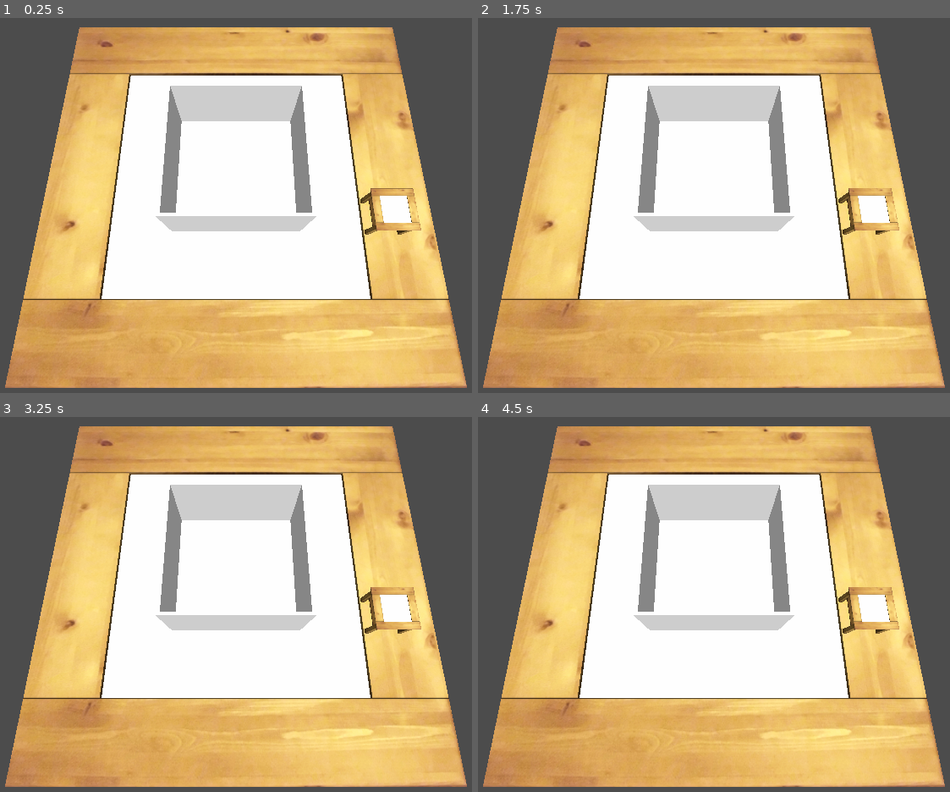
Above: before the commit, frames 1-4 (two rows, left to right).
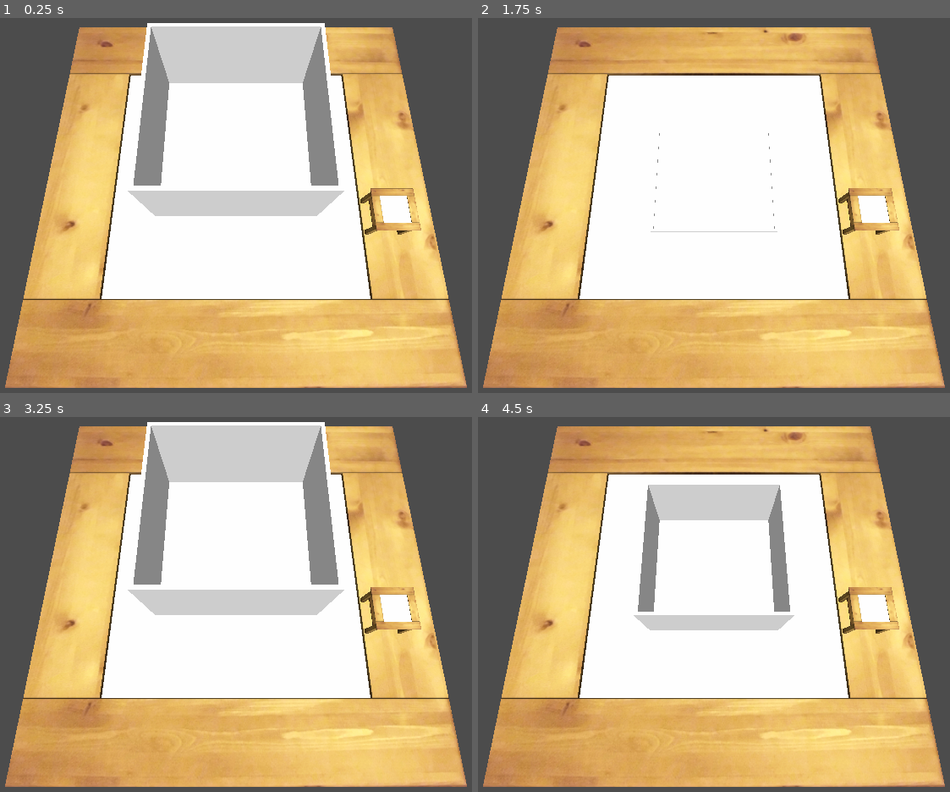
Above: after the commit, the same moments.

Repository: drkitt/packitt
Game: Godot game, scene res://SortingScreen.tscn
Two runs of this game, one before a commit and one after it. Both use one fixed random seed, a clock stepped at 60 frames per second and the inputs below.
Inputs (mouse positions are in pixels of both pictures, inside the frame that each line leads up to):
- Up to frame 1 (0.25 s): no input
- Up to frame 2 (1.75 s): move the mouse to (865, 183) at 0.52 s; click (865, 183) at 0.67 s; drag from (577, 224) to (680, 284) at 1.27 s
- Up to frame 3 (3.25 s): move the mouse to (302, 514) at 2.02 s; click (302, 514) at 2.17 s; drag from (202, 683) to (33, 544) at 2.77 s
- Up to frame 4 (4.5 s): move the mouse to (916, 664) at 3.52 s; click (916, 664) at 3.67 s; drag from (511, 544) to (610, 503) at 4.27 s

The runs differ from the first frame. In frame 1, 17% of the frame differs, in the area x 27-73%, y 1-57%; in frame 2, 5.6%; in frame 3, 17%; in frame 4, nothing differs.

Commit message:
Proof of concept for wiggling

Diff:
--- a/CSSA Game Jam 2022/Wiggler.tscn
+++ b/CSSA Game Jam 2022/Wiggler.tscn
@@ -1,38 +1,43 @@
-[gd_scene format=2]
+[gd_scene load_steps=2 format=2]
+
+[ext_resource path="res://wiggler.gd" type="Script" id=1]
 
 [node name="Wiggler" type="Spatial"]
+script = ExtResource( 1 )
 
-[node name="Lid" type="Spatial" parent="."]
+[node name="Box" type="Spatial" parent="."]
+
+[node name="Lid" type="Spatial" parent="Box"]
 transform = Transform( 1, 0, 0, 0, 1, 0, 0, 0, 1, -1.04998, 0.499084, 0 )
 visible = false
 
-[node name="TopText" type="CSGBox" parent="Lid"]
+[node name="TopText" type="CSGBox" parent="Box/Lid"]
 transform = Transform( 1, 0, 0, 0, 1, 0, 0, 0, 1, 1.04993, 0.0251799, 0 )
 width = 2.09902
 height = 0.05
 depth = 2.09902
 
-[node name="NorthSide" type="CSGBox" parent="."]
+[node name="NorthSide" type="CSGBox" parent="Box"]
 transform = Transform( 1, 0, 0, 0, 0.5, 0, 0, 0, 1.05, 1.025, 0, 0 )
 use_collision = true
 width = 0.05
 
-[node name="SouthSide" type="CSGBox" parent="."]
+[node name="SouthSide" type="CSGBox" parent="Box"]
 transform = Transform( 1, 0, 0, 0, 0.5, 0, 0, 0, 1.05, -1.025, 0, 0 )
 use_collision = true
 width = 0.05
 
-[node name="EastSide" type="CSGBox" parent="."]
+[node name="EastSide" type="CSGBox" parent="Box"]
 transform = Transform( 1, 0, 0, 0, 0.5, 0, 0, 0, 1, 0, 0, 1.025 )
 use_collision = true
 depth = 0.05
 
-[node name="WestSide" type="CSGBox" parent="."]
+[node name="WestSide" type="CSGBox" parent="Box"]
 transform = Transform( 1, 0, 0, 0, 0.5, 0, 0, 0, 1, 0, 0, -1.025 )
 use_collision = true
 depth = 0.05
 
-[node name="BottomText" type="CSGBox" parent="."]
+[node name="BottomText" type="CSGBox" parent="Box"]
 transform = Transform( 1, 0, 0, 0, 1, 0, 0, 0, 1, 0, -0.475, 0 )
 use_collision = true
 height = 0.05
--- a/CSSA Game Jam 2022/WigglingTest.tscn
+++ b/CSSA Game Jam 2022/WigglingTest.tscn
@@ -1,6 +1,9 @@
-[gd_scene load_steps=5 format=2]
+[gd_scene load_steps=6 format=2]
 
 [ext_resource path="res://Wiggler.tscn" type="PackedScene" id=1]
+
+[sub_resource type="PhysicsMaterial" id=4]
+bounce = 1.0
 
 [sub_resource type="BoxShape" id=1]
 extents = Vector3( 0.25, 0.25, 0.25 )
@@ -11,12 +14,15 @@
 [sub_resource type="SpatialMaterial" id=3]
 albedo_color = Color( 0.670588, 0.670588, 0.670588, 1 )
 
-[node name="Spatial" type="Spatial"]
+[node name="Spatial2" type="Spatial"]
 
 [node name="Wiggler" parent="." instance=ExtResource( 1 )]
+frequency = 10.0
+amplitude = 0.05
 
 [node name="RigidBody" type="RigidBody" parent="."]
 transform = Transform( 1, 0, 0, 0, 1, 0, 0, 0, 1, 0.17187, 1.17539, -0.506144 )
+physics_material_override = SubResource( 4 )
 
 [node name="CollisionShape" type="CollisionShape" parent="RigidBody"]
 shape = SubResource( 1 )
@@ -26,4 +32,4 @@
 material/0 = SubResource( 3 )
 
 [node name="Camera" type="Camera" parent="."]
-transform = Transform( 1, 0, 0, 0, 0.723678, 0.690138, 0, -0.690138, 0.723678, 0, 3.39811, 3.71478 )
+transform = Transform( 1, 0, 0, 0, 0.723678, 0.690138, 0, -0.690138, 0.723678, 0, 2.52205, 2.61555 )
--- /dev/null
+++ b/CSSA Game Jam 2022/wiggler.gd
@@ -0,0 +1,13 @@
+extends Spatial
+
+
+export(bool) var wiggling = true
+export(float) var frequency = 1
+export(float) var amplitude = 1
+
+var accumulator: float = 0
+
+func _process(delta: float) -> void:
+	if wiggling:
+		accumulator += delta
+		$Box.translation.y = amplitude * sin(2 * PI * frequency * accumulator)
Not shown, added: CSSA Game Jam 2022/.DS_Store
Not shown, added: CSSA Game Jam 2022/models/.DS_Store
